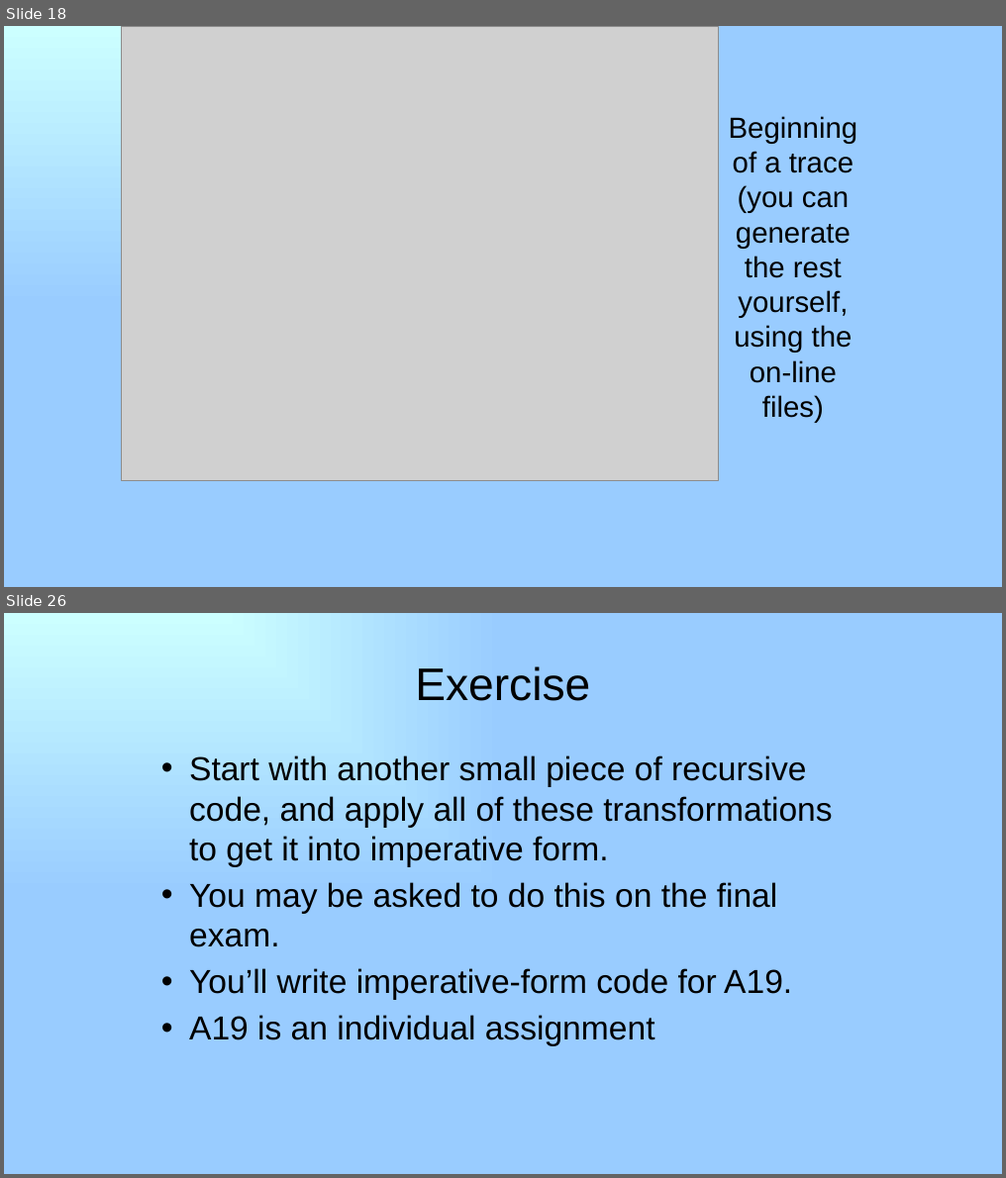
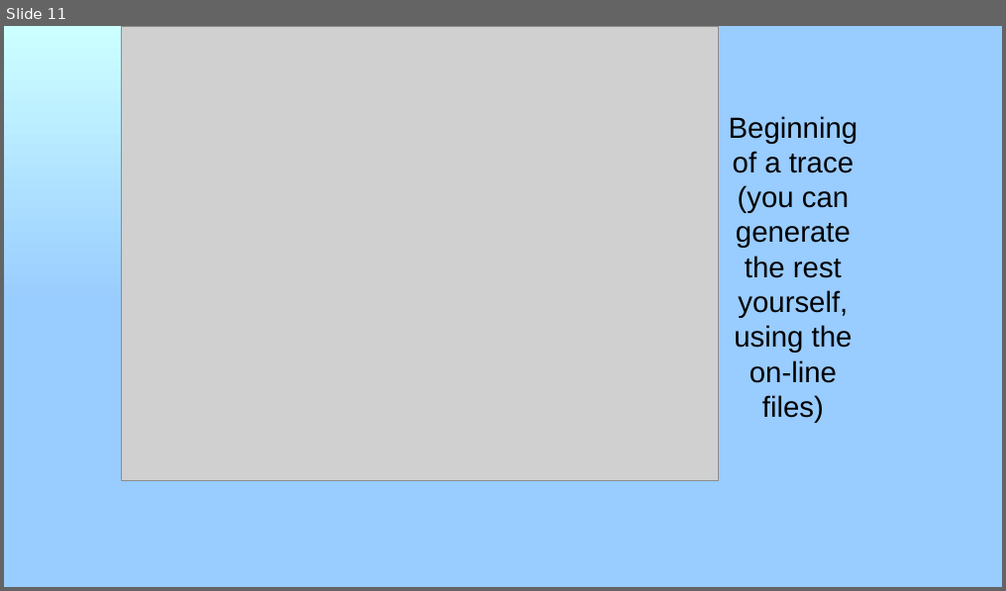
Before and after one commit to RHIT-CSSE/csse304, a slide deck: ClassMaterials/ImperativeForm/34-imperative-form.pptx. Shown one above the other, each under a label of ours: slides 18 and 26 before the commit, slide 11 after it; the slides between them are not shown. The pictures are 1006x1178 and 1006x591 pixels, drawn with LibreOffice and Linux fonts; fonts in the diff are those of the drawing; grey boxes stand for pictures. Boxes give left, top, right and bottom in pixels: in the first picture for what was removed or moved away, otherwise in the second. Text is boxed around its words. In the diff, an @@ line names an element or a change of style, - is before the commit and + after.

Commit message:
slightly revised imperative form slides

```diff
--- a/ClassMaterials/ImperativeForm/34-imperative-form.pptx
+++ b/ClassMaterials/ImperativeForm/34-imperative-form.pptx
@@ slide 26 removed at <box>4,613,1002,1174</box>, background gradient #CCFFFF to #99CCFF @@
@@ title removed at <box>415,666,590,701</box> @@
-Exercise
@@ text removed at <box>189,756,832,1047</box> @@
-• Start with another small piece of recursive code, and apply all of these transformations to get it into imperative form.
-• You may be asked to do this on the final exam.
-• You’ll write imperative-form code for A19.
-• A19 is an individual assignment
@@ what was slide 18 is now slide 11 @@
```
Also in this commit, not shown: 5 slides changed, 1 slide added, 8 other slides removed.
